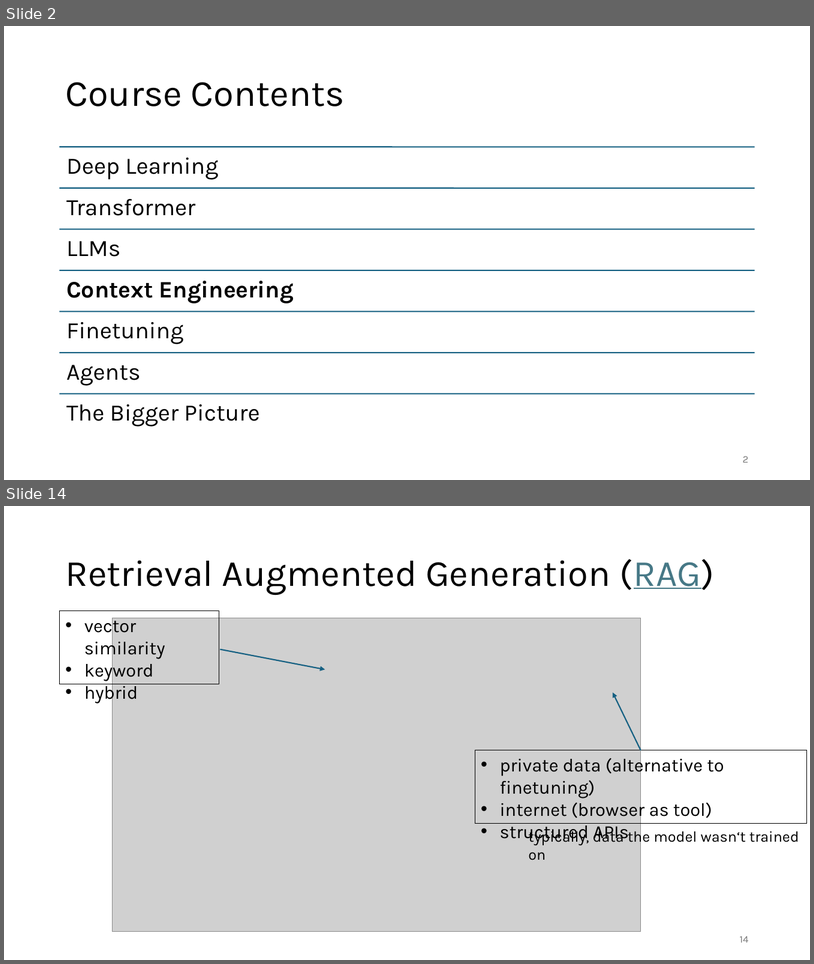
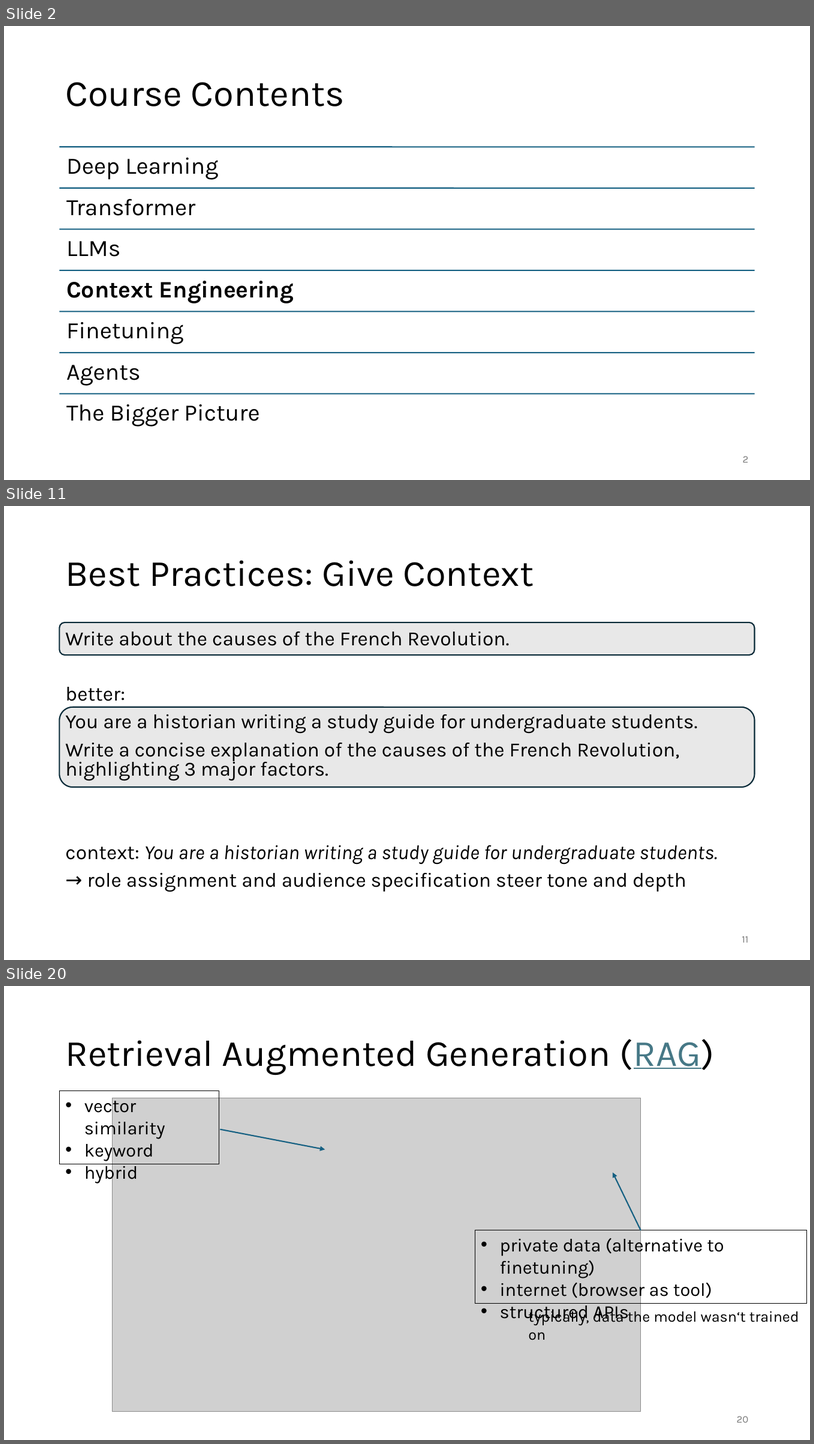
Before and after one commit to FelixWick/language_models, a slide deck: slides/4_context_engineering.pptx. Shown one above the other, each under a label of ours: slides 2 and 14 before the commit, slides 2, 11 and 20 after it; the slides between them are not shown. The pictures are 814x964 and 814x1444 pixels, drawn with LibreOffice and Linux fonts; fonts in the diff are those of the drawing; grey boxes stand for pictures. Boxes give left, top, right and bottom in pixels: in the first picture for what was removed or moved away, otherwise in the second. Text is boxed around its words. In the diff, an @@ line names an element or a change of style, - is before the commit and + after.

```diff
--- a/slides/4_context_engineering.pptx
+++ b/slides/4_context_engineering.pptx
@@ slide 11 added at [4, 506, 810, 960], background #FFFFFF @@
@@ title added at [65, 560, 534, 586], 44 pt, text #000000 @@
+Best Practices: Give Context
@@ rounded rectangle added at [60, 622, 755, 655], fill #E8E8E8, outline #092A39 1.5 pt @@
@@ text added at [65, 631, 717, 892], 24 pt, text #000000 @@
+Write about the causes of the French Revolution.
+better:
+You are a historian writing a study guide for undergraduate students.
+Write a concise explanation of the causes of the French Revolution, highlighting 3 major factors.
+context: You are a historian writing a study guide for undergraduate students.
+→ role assignment and audience specification steer tone and depth
@@ rounded rectangle added at [60, 707, 755, 787], fill #E8E8E8, outline #092A39 1.5 pt @@
@@ page number added at [742, 936, 749, 942], 12 pt, text #797979 @@
+11
@@ what was slide 14 is now slide 20 @@
@@ page number at [737, 1416, 749, 1422]: text changed @@
-14
+20
```
Also in this commit, not shown: 6 slides changed, 10 other slides added, 6 slides removed, 1 other file.
